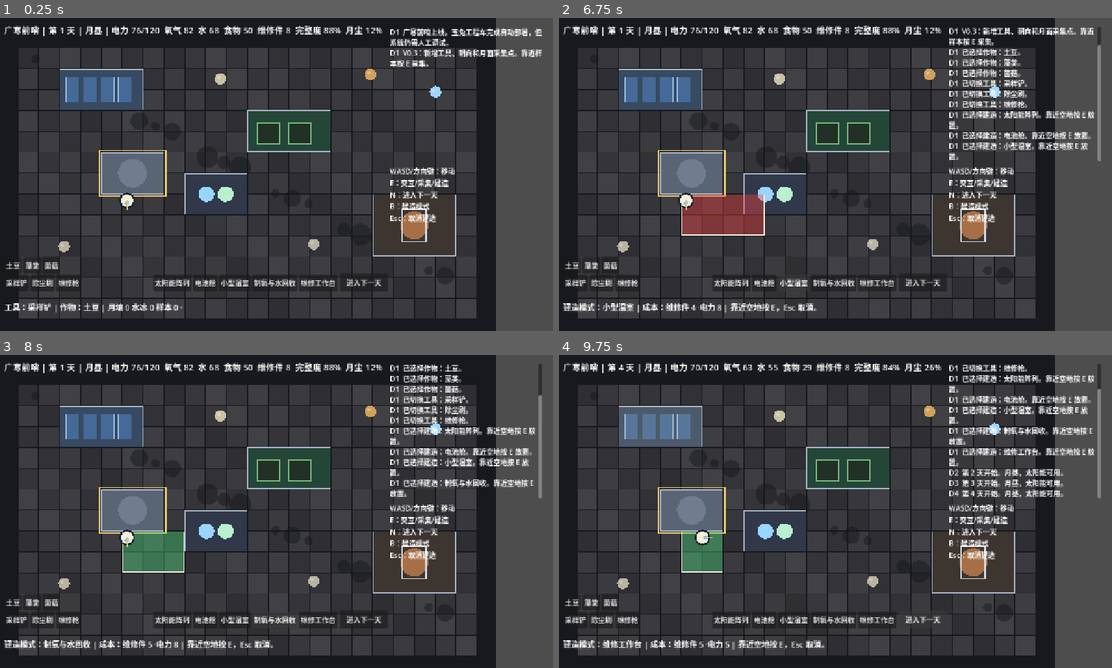
Above: before the commit, frames 1-4 (two rows, left to right).
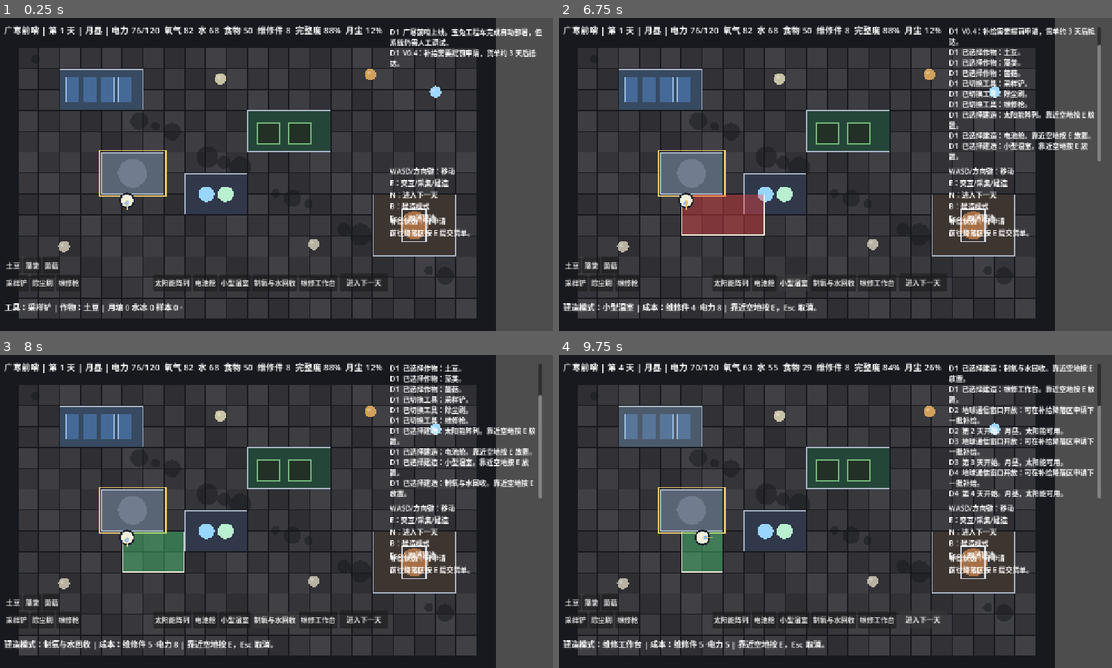
Above: after the commit, the same moments.

Repository: chinnseii/guanghan-outpost
Game: Godot game, scene res://scenes/main.tscn
The game is run twice, just before and just after one commit, with the same random seed, the same clock (stepped at 60 frames per second) and the same inputs.
Inputs:
- Up to frame 1 (0.25 s): no input
- Up to frame 2 (6.75 s): click "土豆" at 0.5 s; click "藻类" at 1.25 s; click "菌菇" at 2 s; click "采样铲" at 2.75 s; click "除尘刷" at 3.5 s; click "维修枪" at 4.25 s; click "太阳能阵列" at 5 s; click "电池舱" at 5.75 s; click "小型温室" at 6.5 s
- Up to frame 3 (8 s): click "制氧与水回收" at 7.25 s
- Up to frame 4 (9.75 s): click "维修工作台" at 8 s; click "进入下一天" at 8.75 s; tap Enter at 9.5 s; hold D (move_right) from 9.53 s (still down); hold N (advance_day) from 9.53 s (still down)

The runs differ from the first frame. In frame 1, 0.8% of the frame differs, in the area x 70-98%, y 10-71%; in frame 2, 0.9%; in frame 3, 0.4%; in frame 4, 4.9%, in the area x 70-98%, y 2-71%.

Commit message:
Add advance supply requests

Diff:
--- a/scripts/main.gd
+++ b/scripts/main.gd
@@ -10,6 +10,9 @@
 var is_moon_night := false
 var game_over := false
 var supply_waiting := false
+var supply_order: Dictionary = {}
+var next_supply_request_day := 1
+var supply_travel_days := 3
 
 var player_pos := Vector2(300, 420)
 var player_radius := 14.0
@@ -112,7 +115,28 @@
 		"size": Vector2i(4, 3),
 		"cost": {"parts": 0.0, "power": 0.0},
 		"color": Color("#3d3530"),
-		"hint": "E：接收地球补给",
+		"hint": "E：申请/领取地球补给",
+	},
+}
+
+var supply_defs := {
+	"survival": {
+		"name": "生存包",
+		"mass": 300,
+		"desc": "食物 + 水 + 氧气",
+		"payload": {"food": 28.0, "water": 20.0, "oxygen": 22.0},
+	},
+	"build": {
+		"name": "建设包",
+		"mass": 300,
+		"desc": "维修件 + 电池 + 除尘耗材",
+		"payload": {"parts": 7.0, "power": 18.0, "dust": -0.12},
+	},
+	"farm": {
+		"name": "农业包",
+		"mass": 300,
+		"desc": "水培耗材 + 温室备件",
+		"payload": {"water": 10.0, "parts": 3.0},
 	},
 }
 
@@ -125,7 +149,7 @@
 	_setup_collectables()
 	_setup_ui()
 	add_log("广寒前哨上线。玉兔工程车完成自动部署，但系统仍需人工调试。")
-	add_log("V0.3：新增工具、朝向和月面采集点。靠近样本按 E 采集。")
+	add_log("V0.4：补给需要提前申请，货单约 3 天后抵达。")
 	_update_ui()
 
 func _setup_input_map() -> void:
@@ -375,10 +399,17 @@
 	add_log("维修工作台打印了 1 个维修件。")
 
 func _collect_supply() -> void:
-	if not supply_waiting:
-		add_log("降落区暂无补给。下一次窗口：第 %d 天。" % _next_supply_day())
+	if supply_waiting:
+		_receive_supply()
+		return
+	if not supply_order.is_empty():
+		add_log("补给 %s 在途，预计第 %d 天抵达。" % [supply_order["name"], supply_order["arrival_day"]])
+		return
+	if day < next_supply_request_day:
+		add_log("补给申请窗口未开放。下一次窗口：第 %d 天。" % next_supply_request_day)
 		return
 	$UI/Root/SupplyPanel.visible = true
+	add_log("地球通信窗口开放：请选择下一批补给货单。")
 
 func _toggle_build_mode() -> void:
 	build_mode = not build_mode
@@ -517,9 +548,11 @@
 			module["age"] = 0
 
 func _process_supply_window() -> void:
-	if day % 7 == 0:
+	if not supply_order.is_empty() and day >= int(supply_order["arrival_day"]):
 		supply_waiting = true
-		add_log("地球补给舱进入降落窗口。前往降落区接收。")
+		add_log("%s 已抵达补给降落区。前往降落区接收。" % supply_order["name"])
+	if day >= next_supply_request_day and supply_order.is_empty() and not supply_waiting:
+		add_log("地球通信窗口开放：可在补给降落区申请下一批补给。")
 
 func _process_random_event() -> void:
 	if day == 5:
@@ -531,24 +564,39 @@
 		add_log("微小冲击触发舱体巡检，设备完整度下降。")
 
 func _choose_supply(kind: String) -> void:
-	if not supply_waiting:
-		return
-	if kind == "survival":
-		resources["food"] += 28
-		resources["water"] += 20
-		resources["oxygen"] += 22
-		add_log("接收生存补给：食物、水、氧气增加。")
-	elif kind == "build":
-		resources["parts"] += 7
-		resources["power"] += 18
-		solar_dust = max(0.0, solar_dust - 0.12)
-		add_log("接收建设补给：维修件、电池单元和除尘耗材到位。")
-	elif kind == "farm":
-		resources["water"] += 10
-		resources["parts"] += 3
-		add_log("接收农业补给：水培耗材和温室备件到位。")
+	if day < next_supply_request_day or not supply_order.is_empty() or supply_waiting:
+		return
+	var def: Dictionary = supply_defs[kind]
+	var delay: int = supply_travel_days
+	if randf() < 0.15:
+		delay += 1
+		add_log("地面发射排程拥堵，本批补给延迟 1 天。")
+	supply_order = {
+		"kind": kind,
+		"name": def["name"],
+		"arrival_day": day + delay,
+		"requested_day": day,
+	}
+	next_supply_request_day = day + 7
+	add_log("已申请 %s（%s），预计第 %d 天抵达。" % [def["name"], def["desc"], supply_order["arrival_day"]])
+	$UI/Root/SupplyPanel.visible = false
+	_update_ui()
+
+func _receive_supply() -> void:
+	if supply_order.is_empty():
+		supply_waiting = false
+		return
+	var kind: String = supply_order["kind"]
+	var def: Dictionary = supply_defs[kind]
+	var payload: Dictionary = def["payload"]
+	for key: String in payload.keys():
+		if key == "dust":
+			solar_dust = max(0.0, solar_dust + float(payload[key]))
+		else:
+			resources[key] += float(payload[key])
+	add_log("接收 %s：%s。" % [def["name"], def["desc"]])
+	supply_order.clear()
 	supply_waiting = false
-	$UI/Root/SupplyPanel.visible = false
 	_update_ui()
 
 func _check_game_state() -> void:
@@ -563,7 +611,11 @@
 		add_log("30 天生存目标完成。下一步可以加入船员、月壤提氧和外出采集。")
 
 func _next_supply_day() -> int:
-	return day + (7 - day % 7)
+	if supply_waiting:
+		return day
+	if not supply_order.is_empty():
+		return int(supply_order["arrival_day"])
+	return next_supply_request_day
 
 func _module_counts() -> Dictionary:
 	var counts := {
@@ -647,6 +699,13 @@
 	controls.text = "WASD/方向键：移动\nE：交互/采集/建造\nN：进入下一天\nB：建造模式\nEsc：取消建造"
 	root.add_child(controls)
 
+	var supply_status := Label.new()
+	supply_status.name = "SupplyStatus"
+	supply_status.position = Vector2(905, 455)
+	supply_status.size = Vector2(350, 74)
+	supply_status.add_theme_font_size_override("font_size", 16)
+	root.add_child(supply_status)
+
 	var crop_panel := HBoxContainer.new()
 	crop_panel.name = "CropPanel"
 	crop_panel.position = Vector2(18, 550)
@@ -698,19 +757,19 @@
 	box.name = "Box"
 	supply_panel.add_child(box)
 	var title := Label.new()
-	title.text = "地球补给到达：选择本次 300kg 货单"
+	title.text = "地球补给申请：选择本次 300kg 货单"
 	title.add_theme_font_size_override("font_size", 20)
 	box.add_child(title)
 	var b1 := Button.new()
-	b1.text = "生存包：食物 + 水 + 氧气"
+	b1.text = "申请生存包：食物 + 水 + 氧气"
 	b1.pressed.connect(func(): _choose_supply("survival"))
 	box.add_child(b1)
 	var b2 := Button.new()
-	b2.text = "建设包：维修件 + 电池 + 除尘耗材"
+	b2.text = "申请建设包：维修件 + 电池 + 除尘耗材"
 	b2.pressed.connect(func(): _choose_supply("build"))
 	box.add_child(b2)
 	var b3 := Button.new()
-	b3.text = "农业包：水培耗材 + 温室备件"
+	b3.text = "申请农业包：水培耗材 + 温室备件"
 	b3.pressed.connect(func(): _choose_supply("farm"))
 	box.add_child(b3)
 
@@ -729,6 +788,7 @@
 		day, phase, resources["power"], power_cap, resources["oxygen"], resources["water"], resources["food"],
 		resources["parts"], resources["integrity"], int(solar_dust * 100)
 	]
+	$UI/Root/SupplyStatus.text = _supply_status_text()
 	var hint := "工具：%s | 作物：%s | 月壤 %.0f 水冰 %.0f 样本 %.0f。" % [
 		tool_defs[selected_tool]["name"], crop_defs[selected_crop]["name"],
 		resources["regolith"], resources["ice"], resources["samples"]
@@ -746,6 +806,16 @@
 	$UI/Root/Hint.text = hint
 	$UI/Root/Log.text = _join_strings(log_lines, "\n")
 
+func _supply_status_text() -> String:
+	if supply_waiting:
+		return "补给状态：%s 已抵达\n前往降落区按 E 接收。" % supply_order.get("name", "补给舱")
+	if not supply_order.is_empty():
+		var eta: int = max(0, int(supply_order["arrival_day"]) - day)
+		return "补给状态：%s 在途\nETA：%d 天（第 %d 天抵达）" % [supply_order["name"], eta, supply_order["arrival_day"]]
+	if day >= next_supply_request_day:
+		return "补给状态：可申请\n前往降落区按 E 提交货单。"
+	return "补给状态：等待通信窗口\n下一次申请：第 %d 天" % next_supply_request_day
+
 func add_log(text: String) -> void:
 	log_lines.append("D%d  %s" % [day, text])
 	while log_lines.size() > 12:
Not shown, changed: ITERATION_PLAN.md
Not shown, changed: README.md
